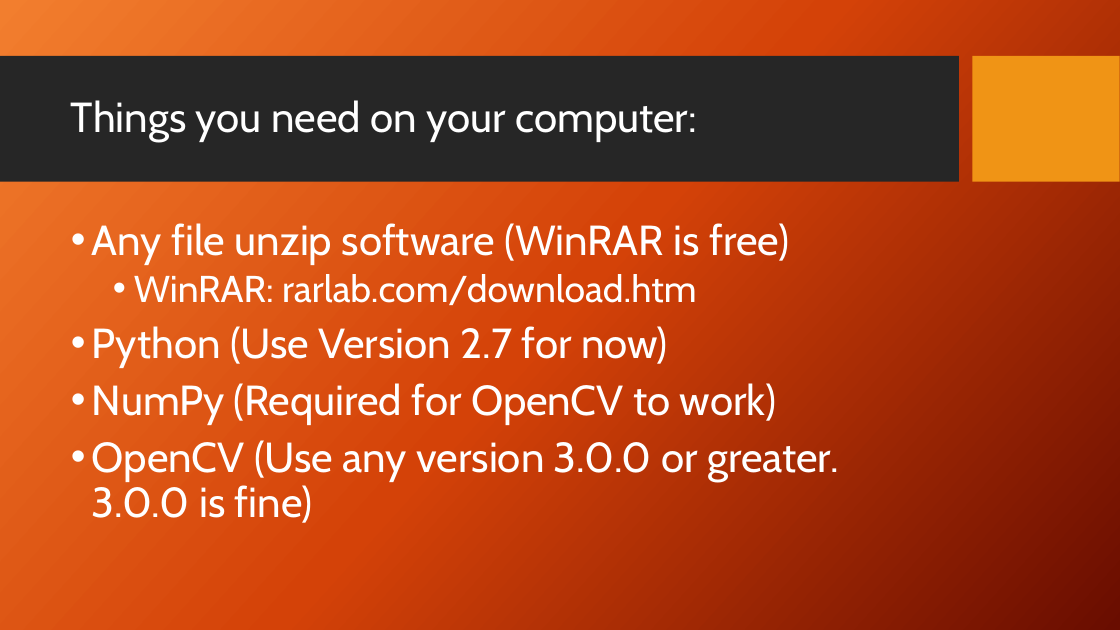
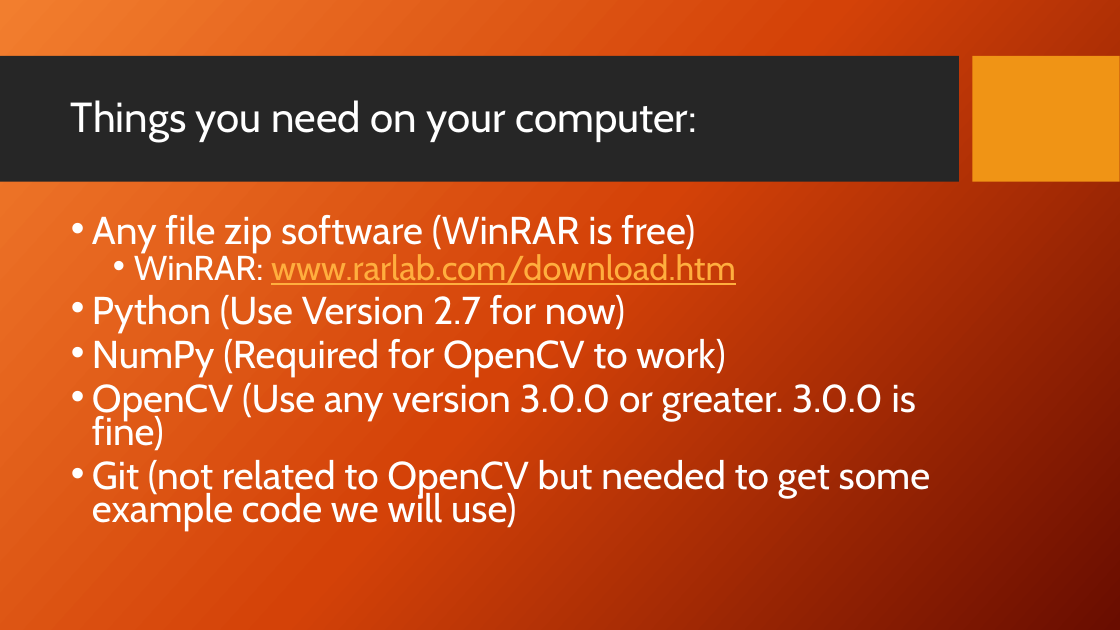
Before and after one commit to jviszlai/opencvPythonTutorial, a slide deck: slide 3 of PowerPoint.pptx (slide 2 before the commit). Drawn at 1120x630 pixels with LibreOffice and Linux fonts; fonts in the diff are those of the drawing; background and template pictures are left out. Boxes give left, top, right and bottom in pixels: in the first picture for what was removed or moved away, otherwise in the second. Text is boxed around its words. In the diff, an @@ line names an element or a change of style, - is before the commit and + after.

```diff
--- a/PowerPoint.pptx
+++ b/PowerPoint.pptx
@@ text at [92, 215, 736, 285]: text changed; size 36 to 29.6 pt @@
-• Any file unzip software (WinRAR is free)
-  • WinRAR: rarlab.com/download.htm
+• Any file zip software (WinRAR is free)
+  • WinRAR: www.rarlab.com/download.htm
@@ text at [92, 295, 916, 451]: size 36 to 33.3 pt in "Python (Use Version 2.7 for now)", "NumPy (Required for OpenCV to work)", "OpenCV (Use any version 3.0.0 or greater. ..."; line spacing 0.9 to 0.7 @@
@@ text at [92, 460, 930, 531]: paragraph added @@
+• Git (not related to OpenCV but needed to get some example code we will use)
```
Also in this commit, not shown: 2 other slides changed, 12 slides added.
